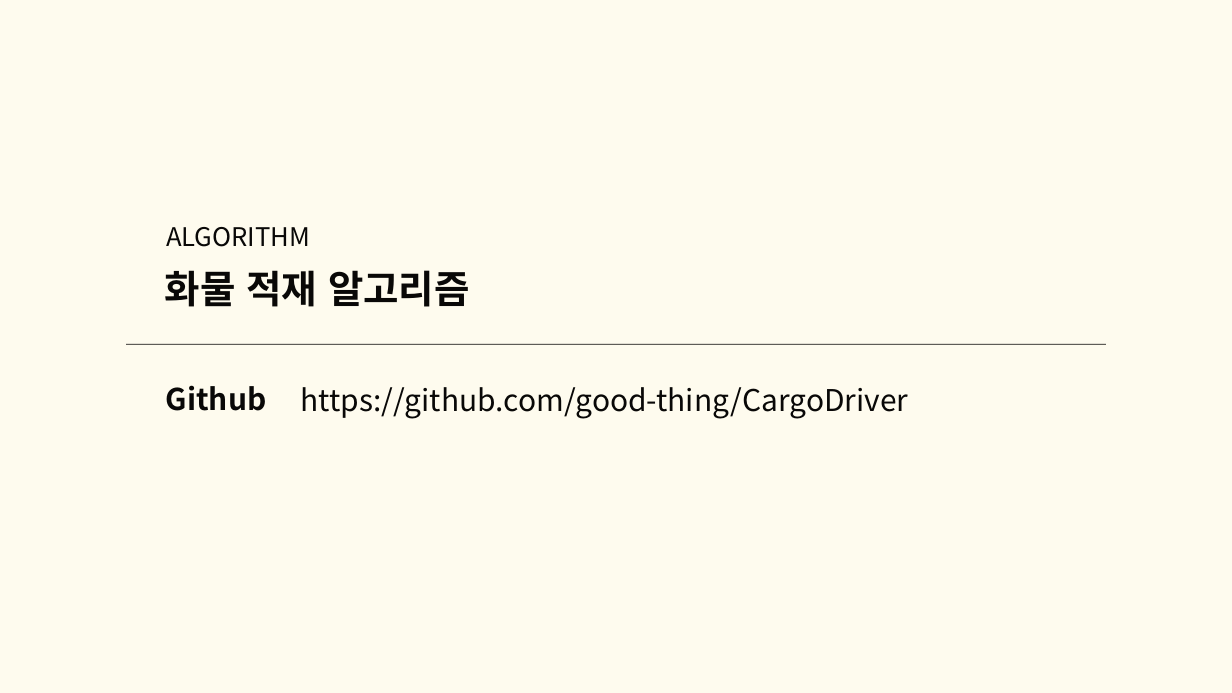
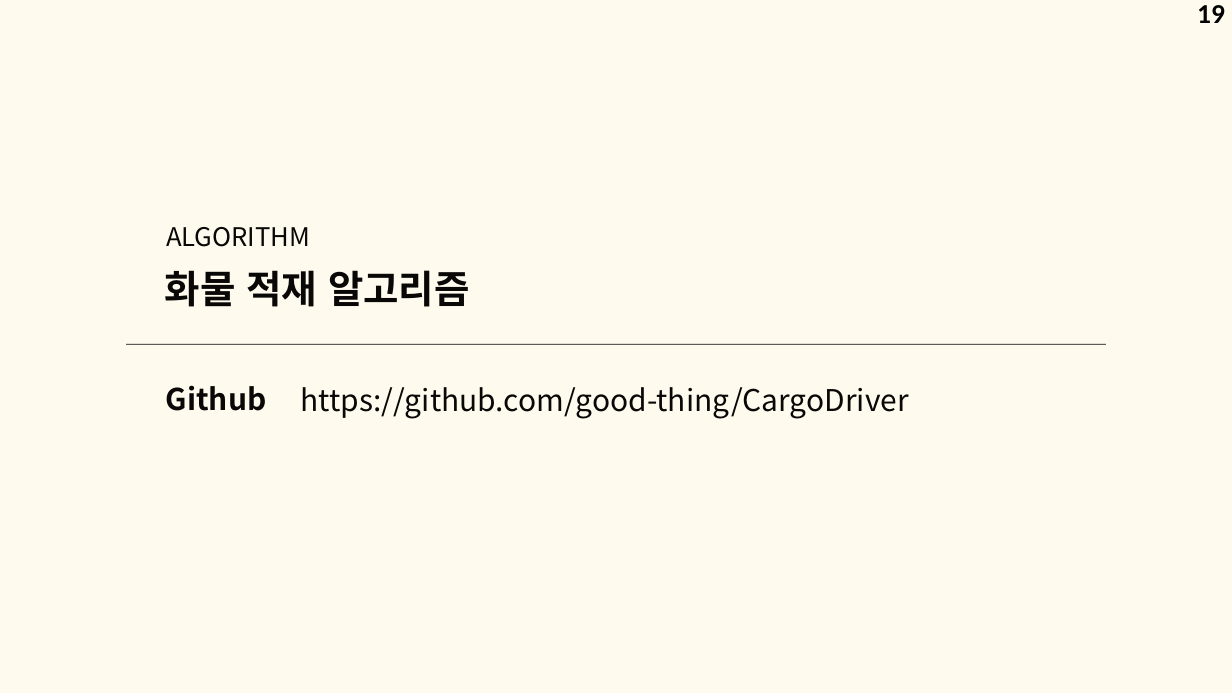
Before and after one commit to good-thing/CargoDriver, a slide deck: slide 19 of 알고리즘 3팀 화물차 알고리즘.pptx (slide 18 before the commit). Drawn at 1232x693 pixels with LibreOffice and Linux fonts; fonts in the diff are those of the drawing. Boxes give left, top, right and bottom in pixels: in the first picture for what was removed or moved away, otherwise in the second. Text is boxed around its words. In the diff, an @@ line names an element or a change of style, - is before the commit and + after.

```diff
--- a/알고리즘 3팀 화물차 알고리즘.pptx
+++ b/알고리즘 3팀 화물차 알고리즘.pptx
@@ page number added at (1197,5,1225,23), 32 pt, text #000000, bold @@
+19
```
Also in this commit, not shown: 17 other slides changed, 1 slide added, 19 other files.
